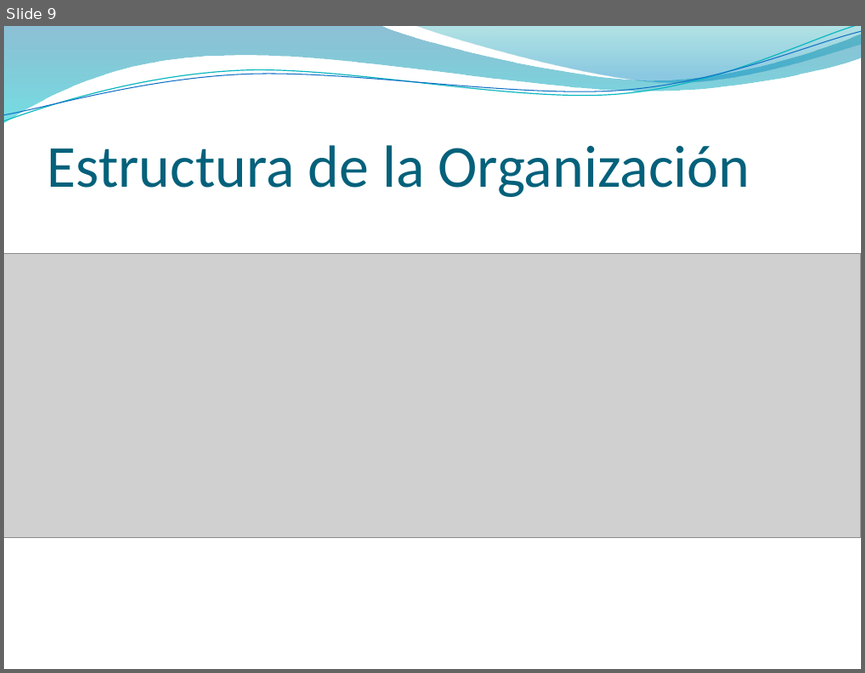
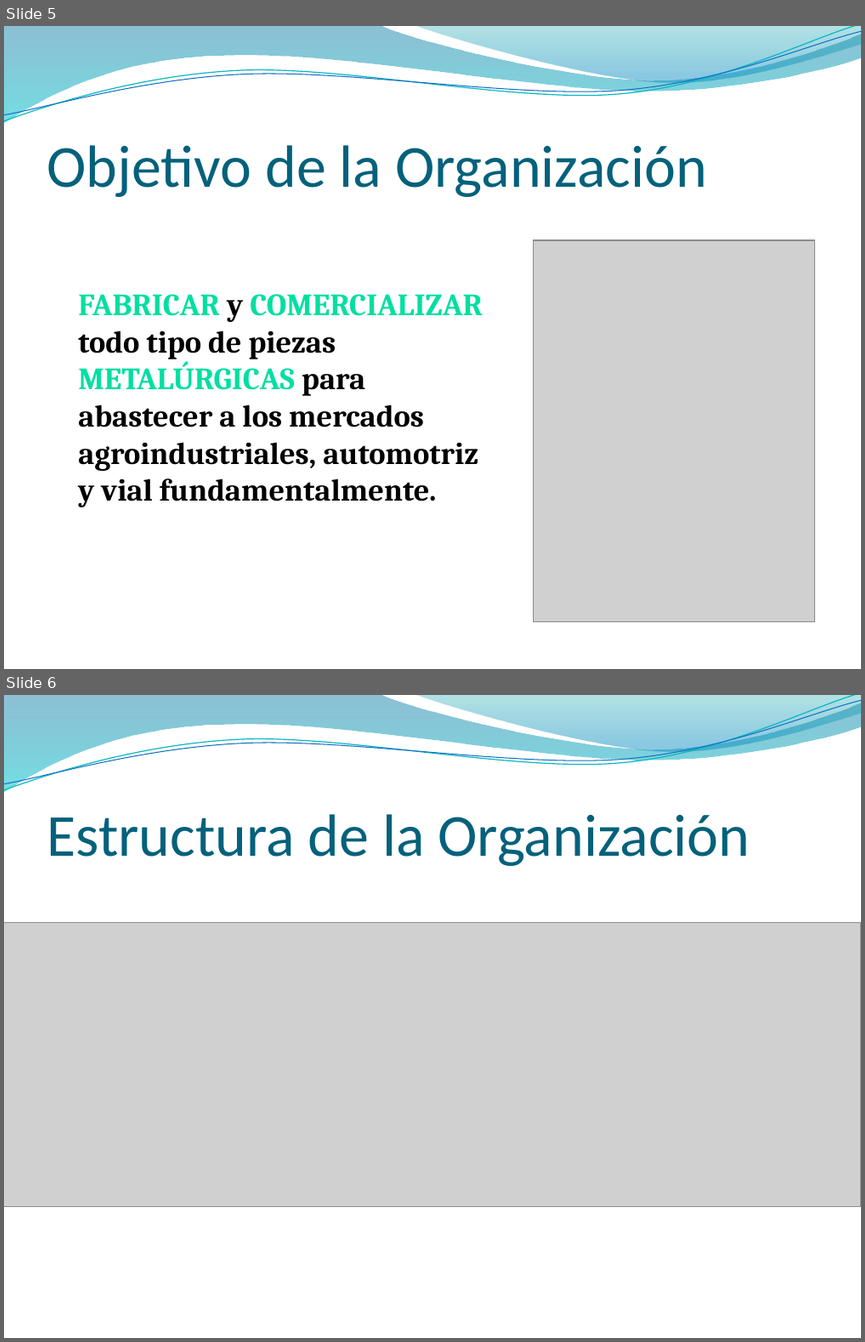
Before and after one commit to NinoMolina/metalurgica, a slide deck: 04_presentaciones/01_InfPreliminar_ModeloNegocio.pptx. Shown one above the other, each under a label of ours: slide 9 before the commit, slides 5 and 6 after it. The pictures are 865x673 and 865x1342 pixels, drawn with LibreOffice and Linux fonts; fonts in the diff are those of the drawing; grey boxes stand for pictures; background and template pictures are left out. Boxes give left, top, right and bottom in pixels: in the first picture for what was removed or moved away, otherwise in the second. Text is boxed around its words. In the diff, an @@ line names an element or a change of style, - is before the commit and + after.

```diff
--- a/04_presentaciones/01_InfPreliminar_ModeloNegocio.pptx
+++ b/04_presentaciones/01_InfPreliminar_ModeloNegocio.pptx
@@ slide 5 added at (x1=4, y1=26, x2=861, y2=669), background picture (left out); not listed: 4 template elements that a slide beside it also shows @@
@@ title added at (x1=46, y1=145, x2=707, y2=197), 50 pt, text #04617B @@
+Objetivo de la Organización
@@ picture added at (x1=533, y1=240, x2=815, y2=622) @@
@@ text added at (x1=78, y1=294, x2=482, y2=507), 26 pt, text #000000, bold @@
+FABRICAR y COMERCIALIZAR todo tipo de piezas METALÚRGICAS para abastecer a los mercados agroindustriales, automotriz y vial fundamentalmente.
@@ what was slide 9 is now slide 6 @@
```
Also in this commit, not shown: 4 slides changed, 28 other slides added, 10 slides removed.
